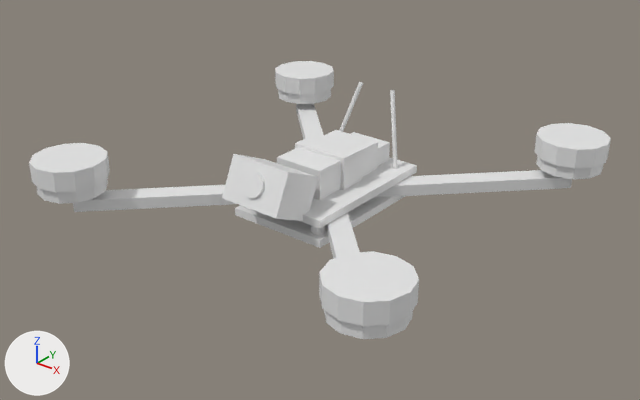
The Blender file drone_model.blend/drone_fpv.blend as it was, and as the next commit left it.
Both versions are drawn from a 50 mm camera at (7.5, -9.57, 5.72) aimed at (0.08, -0.3, -0.03). The lights are fixed; the arrows at lower left show +X, +Y and +Z. The first picture is the older version.

In view in the first picture: 'Antenna_L', 'Antenna_R', 'Arm_BL', 'Arm_BR', 'Arm_FL', 'Arm_FR', 'Battery', 'BatteryStrap', 'CameraBody', 'CameraLens', 'MotorBell_BL', 'MotorBell_BR', 'MotorBell_FL', 'MotorBell_FR', 'MotorStator_BL', 'MotorStator_BR', 'MotorStator_FL', 'MotorStator_FR', 'Plate_Bot', 'Plate_Top', 'Standoff_0', 'VTX'.
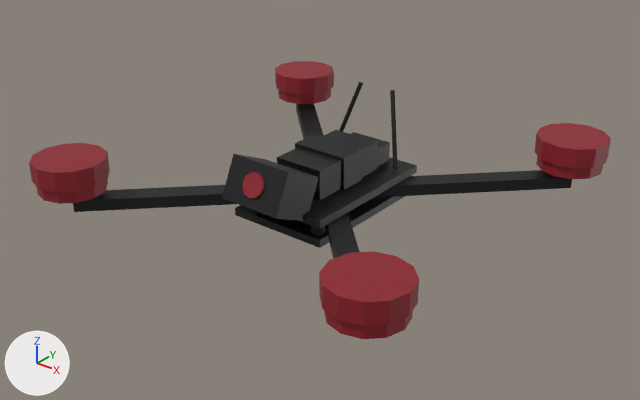
Boxes (x1, y1, x2, y2) around the edits, measured in the pictures (640 x 400 px):
```json
{"object": "MotorBell_FL", "change": "surface changed", "before": [319, 251, 419, 326], "after": [319, 251, 419, 326], "on screen": "white to red"}
{"object": "CameraBody", "change": "surface changed", "before": [222, 154, 319, 221], "after": [222, 154, 319, 221], "on screen": "white to black"}
{"object": "Arm_BL", "change": "surface changed", "before": [374, 170, 572, 198], "after": [374, 170, 572, 198], "on screen": "white to black"}
{"object": "MotorBell_FR", "change": "surface changed", "before": [29, 143, 110, 192], "after": [29, 143, 110, 192], "on screen": "white to red"}
{"object": "MotorBell_BL", "change": "surface changed", "before": [535, 123, 611, 168], "after": [535, 123, 611, 168], "on screen": "white to red"}
{"object": "Arm_FR", "change": "surface changed", "before": [73, 185, 236, 212], "after": [73, 185, 236, 212], "on screen": "white to black"}
{"object": "Plate_Top", "change": "surface changed", "before": [301, 157, 417, 229], "after": [301, 157, 417, 229], "on screen": "white to black"}
{"object": "Battery", "change": "surface changed", "before": [277, 130, 378, 200], "after": [277, 130, 378, 200], "on screen": "white to black"}
{"object": "Plate_Bot", "change": "surface changed", "before": [235, 196, 405, 248], "after": [235, 196, 405, 248], "on screen": "white to black"}
{"object": "MotorBell_BR", "change": "surface changed", "before": [275, 61, 334, 95], "after": [275, 61, 334, 95], "on screen": "white to brown"}
{"object": "BatteryStrap", "change": "surface changed", "before": [295, 135, 362, 190], "after": [295, 135, 362, 190], "on screen": "white to black"}
{"object": "MotorStator_FL", "change": "surface changed", "before": [324, 310, 413, 339], "after": [324, 310, 413, 339], "on screen": "white to red"}
{"object": "Arm_FL", "change": "surface changed", "before": [325, 213, 360, 259], "after": [325, 213, 360, 259], "on screen": "white to black"}
{"object": "MotorStator_FR", "change": "surface changed", "before": [36, 179, 108, 204], "after": [36, 179, 108, 204], "on screen": "white to red"}
{"object": "MotorStator_BL", "change": "surface changed", "before": [536, 156, 603, 179], "after": [536, 156, 603, 179], "on screen": "white to red"}
{"object": "Arm_BR", "change": "surface changed", "before": [296, 104, 324, 139], "after": [296, 104, 324, 139], "on screen": "white to black"}
{"object": "MotorStator_BR", "change": "surface changed", "before": [278, 89, 331, 104], "after": [278, 89, 331, 104], "on screen": "white to red"}
{"object": "CameraLens", "change": "surface changed", "before": [242, 172, 265, 198], "after": [242, 172, 265, 198], "on screen": "white to red"}
{"object": "Antenna_R", "change": "surface changed", "before": [390, 90, 398, 169], "after": [390, 90, 398, 169], "on screen": "white to black"}
{"object": "VTX", "change": "surface changed", "before": [351, 132, 390, 167], "after": [351, 132, 390, 167], "on screen": "white to grey"}
{"object": "Antenna_L", "change": "surface changed", "before": [339, 82, 363, 132], "after": [339, 82, 363, 132], "on screen": "white to black"}
{"object": "Standoff_0", "change": "surface changed", "before": [311, 226, 325, 235], "after": [311, 226, 325, 235]}
```

Edits to the scene script, one JSON object a line:
```json
{"op": "add", "block": "img_drone_fpv_motor_color_png", "code": ["img_drone_fpv_motor_color_png = load_image('drone_fpv_motor_color.png', '../Assets/materials/drone_fpv_motor_color.png', 256, 256, 'sRGB')"]}
{"op": "add", "block": "img_drone_fpv_frame_color_png", "code": ["img_drone_fpv_frame_color_png = load_image('drone_fpv_frame_color.png', '../Assets/materials/drone_fpv_frame_color.png', 256, 256, 'sRGB')"]}
{"op": "remove", "block": "mat_frame_carbon", "code": "mat_frame_carbon.base_color = (0.8, 0.8, 0.8)  # white #e7e7e7"}
{"op": "add", "block": "mat_frame_carbon", "code": "mat_frame_carbon.texture = img_drone_fpv_frame_color_png"}
{"op": "remove", "block": "mat_motor_aluminum", "code": "mat_motor_aluminum.base_color = (0.8, 0.8, 0.8)  # white #e7e7e7"}
{"op": "add", "block": "mat_motor_aluminum", "code": "mat_motor_aluminum.texture = img_drone_fpv_motor_color_png"}
```
